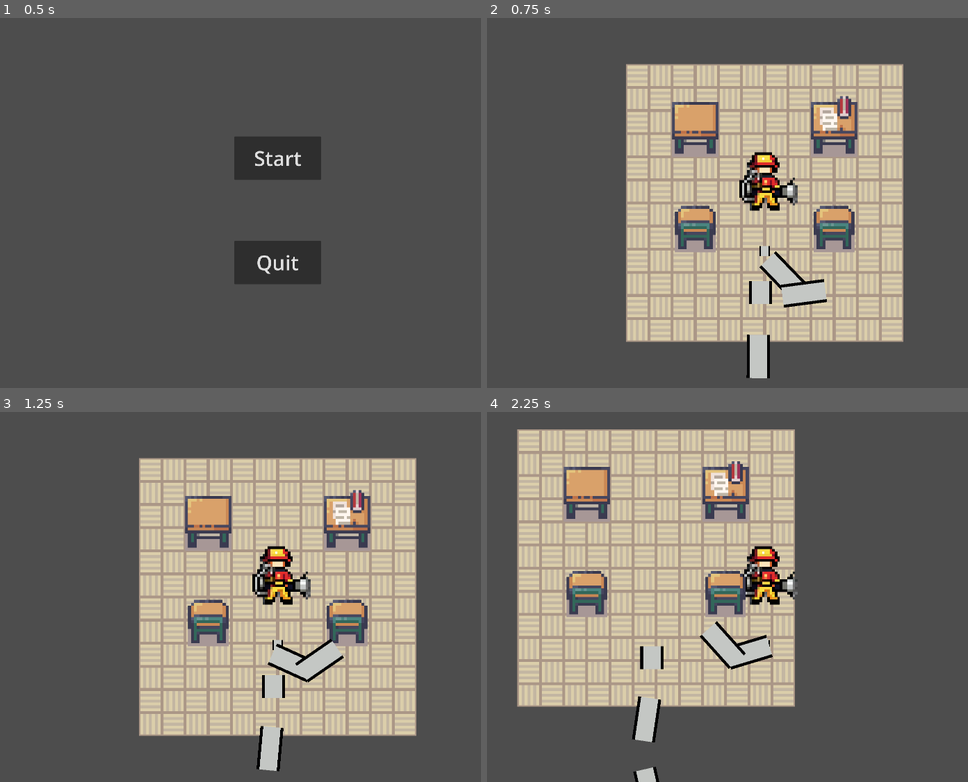
Above: before the commit, frames 1-4 (two rows, left to right).
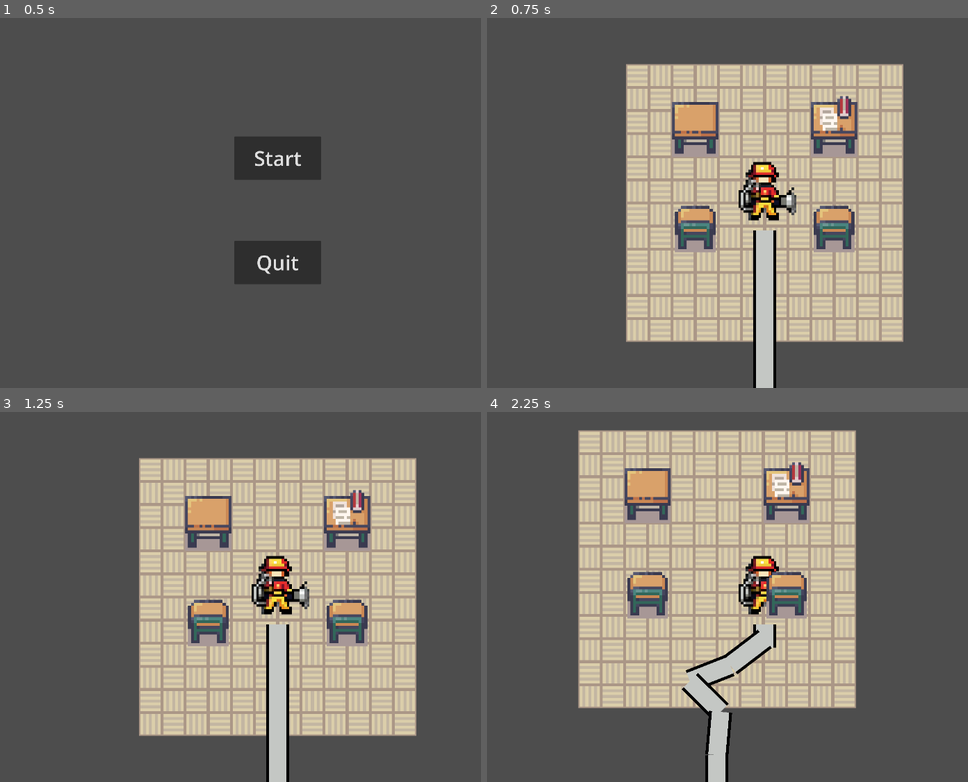
Above: after the commit, the same moments.

Repository: cxhuy/Firefighter_Prototype
Game: Godot game, scene res://Scenes/main.tscn
Same seed, same stepped clock (60 frames per second), same inputs: the game is played once before the commit and once after it.
Inputs:
- Up to frame 1 (0.5 s): no input
- Up to frame 2 (0.75 s): click "Start" at 0.5 s
- Up to frame 3 (1.25 s): no input
- Up to frame 4 (2.25 s): hold Right (ui_right) 1.28-2.03 s; hold Down (ui_down) from 2.03 s (still down)

Frame 1 is identical in both runs. In frame 2, 4.0% of the frame differs, in the area x 52-71%, y 36-100%; in frame 3, 3.9%; in frame 4, 38%, in the area x 6-77%, y 4-100%.

Commit message:
feat: add hose to character

Diff:
--- a/Scenes/character.tscn
+++ b/Scenes/character.tscn
@@ -25,15 +25,16 @@
 
 [node name="AnimatedSprite2D" type="AnimatedSprite2D" parent="."]
 position = Vector2(1, -9)
+scale = Vector2(1.75, 1.75)
 sprite_frames = SubResource("SpriteFrames_apx7x")
 animation = &"Idle"
 
 [node name="CollisionShape2D" type="CollisionShape2D" parent="."]
+position = Vector2(0, 8)
 shape = SubResource("CircleShape2D_00k3l")
 
 [node name="Camera2D" type="Camera2D" parent="."]
 zoom = Vector2(5, 5)
 
 [node name="Hose" parent="." instance=ExtResource("3_ggwlp")]
-position = Vector2(0, 19)
-scale = Vector2(0.25, 0.25)
+position = Vector2(0, 27)
--- a/Scenes/game.tscn
+++ b/Scenes/game.tscn
@@ -1,10 +1,9 @@
-[gd_scene load_steps=10 format=3 uid="uid://s4o2dk6ut583"]
+[gd_scene load_steps=9 format=3 uid="uid://s4o2dk6ut583"]
 
 [ext_resource type="Texture2D" uid="uid://bogtmgicwrjq8" path="res://Sprites/Background/Room_Builder_free_32x32.png" id="3_0bsnx"]
 [ext_resource type="PackedScene" uid="uid://bxxmbt1qxarmo" path="res://Scenes/character.tscn" id="3_bwh2j"]
 [ext_resource type="Texture2D" uid="uid://cbwug4x2m8qvi" path="res://Sprites/Background/school_floor.png" id="3_ff6b2"]
 [ext_resource type="Texture2D" uid="uid://1x78stexmpjr" path="res://Sprites/Background/Interiors_free_32x32.png" id="4_g6a2c"]
-[ext_resource type="PackedScene" uid="uid://4f4rc0iea683" path="res://Scenes/hose.tscn" id="5_rpqsu"]
 
 [sub_resource type="TileSetAtlasSource" id="TileSetAtlasSource_mf63m"]
 texture = ExtResource("3_0bsnx")
@@ -3979,7 +3978,3 @@
 layer_1/tile_data = PackedInt32Array(-65538, 131074, 36, -131071, 196610, 36, 65534, 65538, 38, 1, 65538, 38)
 
 [node name="Character" parent="." instance=ExtResource("3_bwh2j")]
-scale = Vector2(1.75, 1.75)
-
-[node name="Hose" parent="." instance=ExtResource("5_rpqsu")]
-position = Vector2(-3, 62)
--- a/Scenes/hose.tscn
+++ b/Scenes/hose.tscn
@@ -17,17 +17,41 @@
 shape = SubResource("RectangleShape2D_fh7ys")
 
 [node name="PinJoint2D" type="PinJoint2D" parent="."]
-position = Vector2(0, 18)
+position = Vector2(0, 8)
 node_a = NodePath("../HosePoint")
 node_b = NodePath("../HoseSegment")
 
 [node name="HoseSegment" parent="." instance=ExtResource("2_o2s28")]
-position = Vector2(0, 43)
+position = Vector2(0, 23)
 
 [node name="PinJoint2D2" type="PinJoint2D" parent="."]
-position = Vector2(0, 68)
+position = Vector2(0, 38)
 node_a = NodePath("../HoseSegment")
 node_b = NodePath("../HoseSegment2")
 
 [node name="HoseSegment2" parent="." instance=ExtResource("2_o2s28")]
-position = Vector2(0, 93)
+position = Vector2(0, 53)
+
+[node name="PinJoint2D3" type="PinJoint2D" parent="."]
+position = Vector2(0, 68)
+node_a = NodePath("../HoseSegment2")
+node_b = NodePath("../HoseSegment3")
+
+[node name="HoseSegment3" parent="." instance=ExtResource("2_o2s28")]
+position = Vector2(0, 83)
+
+[node name="PinJoint2D4" type="PinJoint2D" parent="."]
+position = Vector2(0, 98)
+node_a = NodePath("../HoseSegment3")
+node_b = NodePath("../HoseSegment4")
+
+[node name="HoseSegment4" parent="." instance=ExtResource("2_o2s28")]
+position = Vector2(0, 113)
+
+[node name="PinJoint2D5" type="PinJoint2D" parent="."]
+position = Vector2(0, 128)
+node_a = NodePath("../HoseSegment4")
+node_b = NodePath("../HoseSegment5")
+
+[node name="HoseSegment5" parent="." instance=ExtResource("2_o2s28")]
+position = Vector2(0, 143)
